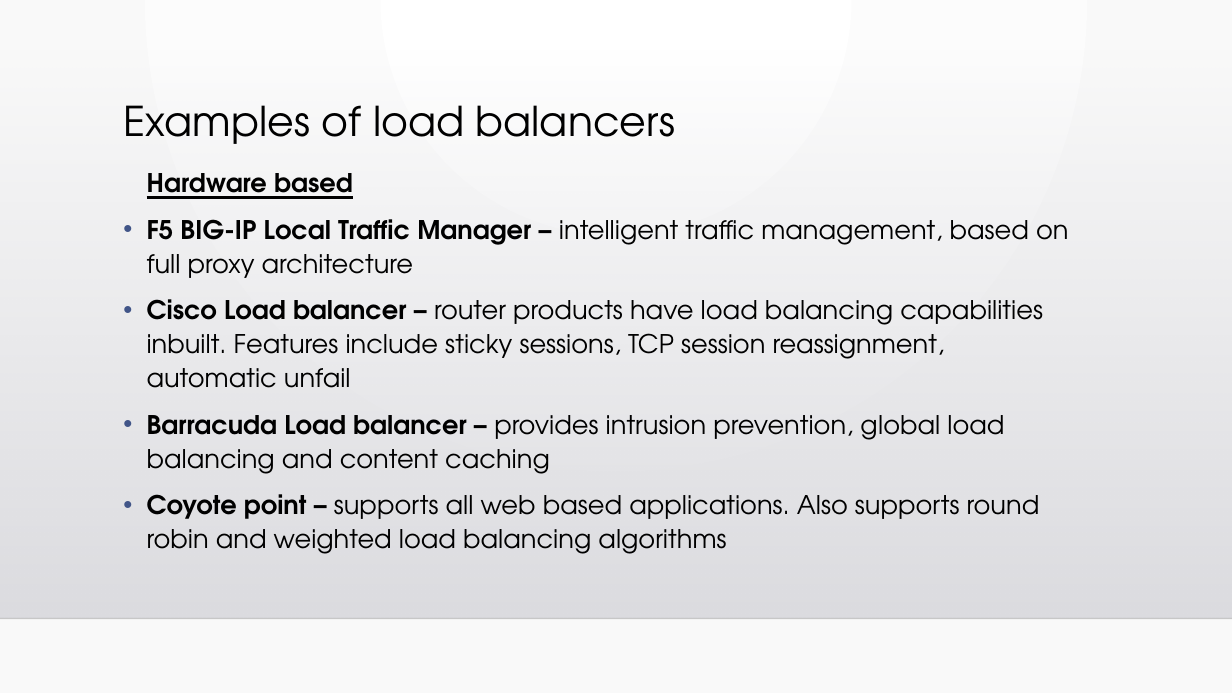
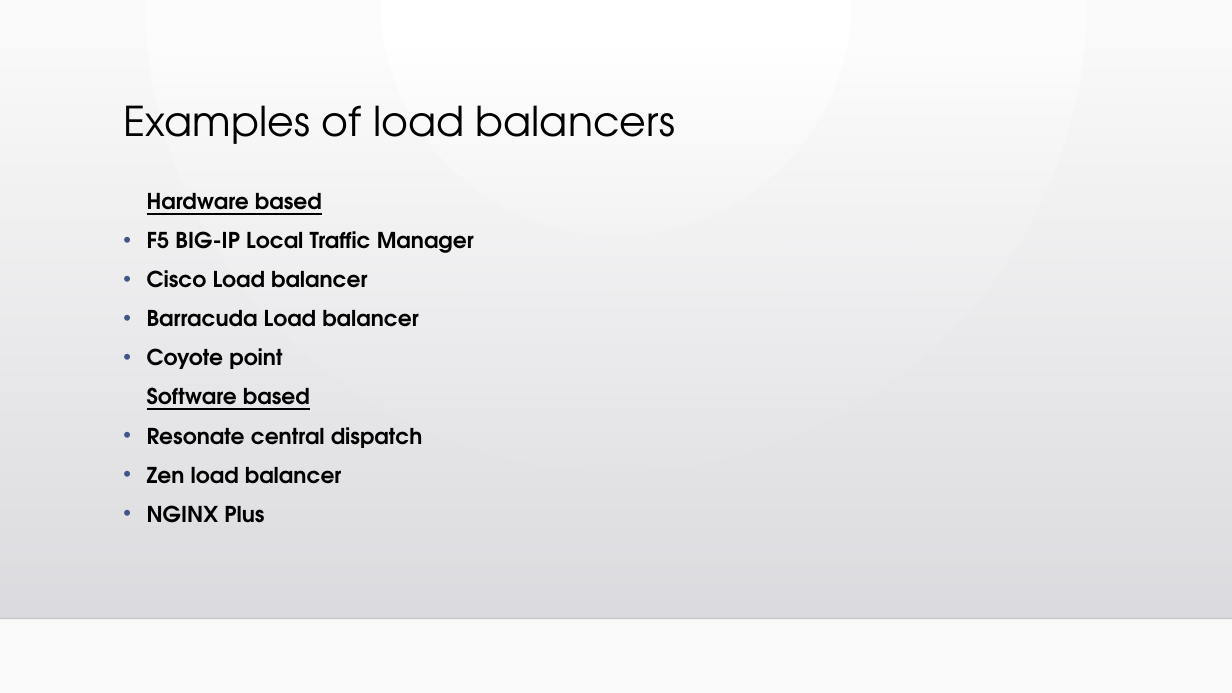
Before and after one commit to shishirkulkarni/DistributedSystems, a slide deck: slide 8 of Homework 9 - Distributed Applications/load_balancer.pptx (slide 5 before the commit). Drawn at 1232x693 pixels with LibreOffice and Linux fonts; fonts in the diff are those of the drawing; background and template pictures are left out. Boxes give left, top, right and bottom in pixels: in the first picture for what was removed or moved away, otherwise in the second. Text is boxed around its words. In the diff, an @@ line names an element or a change of style, - is before the commit and + after.

```diff
--- a/Homework 9 - Distributed Applications/load_balancer.pptx
+++ b/Homework 9 - Distributed Applications/load_balancer.pptx
@@ text "Hardware based": place and size @@
-text "Hardware based" at (147, 173, 1068, 554)
+text "Hardware based" at (147, 193, 474, 523)
@@ text at (147, 193, 322, 215): size 20 to 17 pt in "Hardware based"; line spacing 1.1 to 1 @@
@@ text at (147, 231, 474, 523): text changed; size 20 to 17 pt; bold on @@
-• F5 BIG-IP Local Traffic Manager – intelligent traffic management, based on full proxy architecture
-• Cisco Load balancer – router products have load balancing capabilities inbuilt. Features include sticky sessions, TCP session reassignment, automatic unfail
-• Barracuda Load balancer – provides intrusion prevention, global load balancing and content caching
-• Coyote point – supports all web based applications. Also supports round robin and weighted load balancing algorithms
+• F5 BIG-IP Local Traffic Manager
+• Cisco Load balancer
+• Barracuda Load balancer
+• Coyote point
+Software based
+• Resonate central dispatch
+• Zen load balancer
+• NGINX Plus
```
Also in this commit, not shown: 4 other slides changed, 8 slides added, 1 slide removed.
